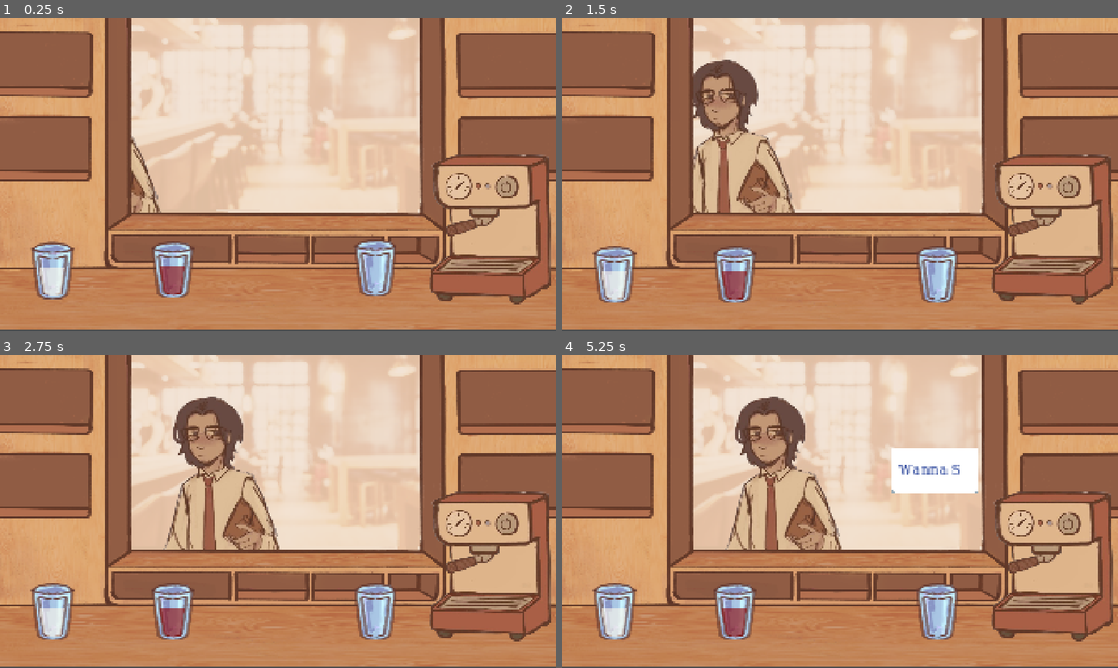
Above: before the commit, frames 1-4 (two rows, left to right).
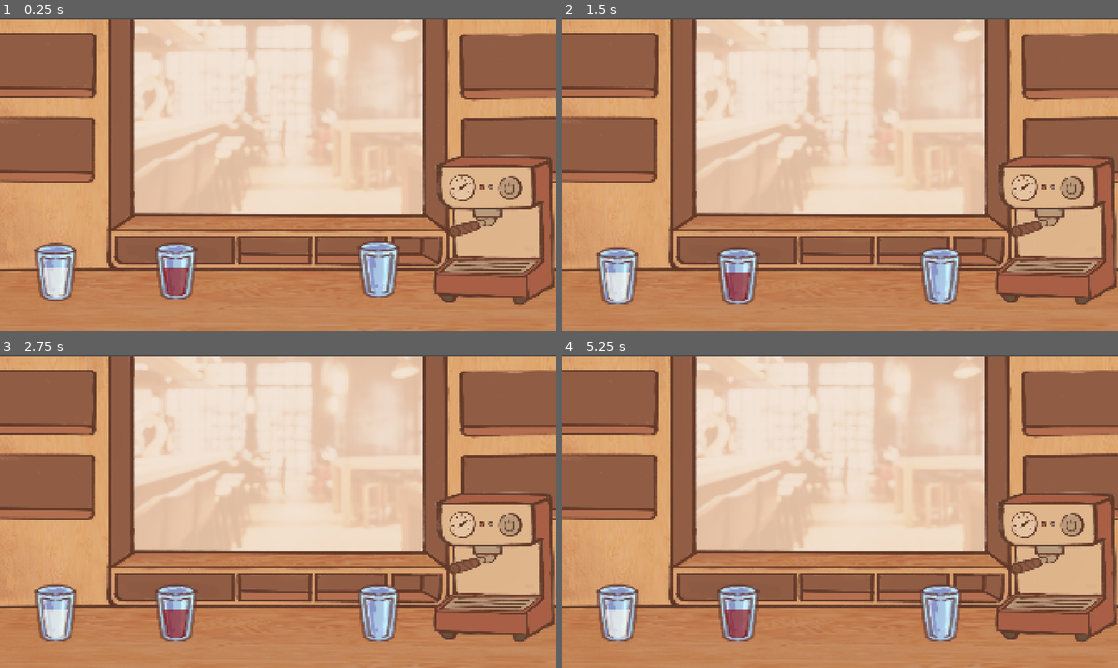
Above: after the commit, the same moments.

Repository: sanicatthedisco/brewing
Game: Godot game, scene res://main.tscn
Two runs of this game, one before a commit and one after it. Both use one fixed random seed, a clock stepped at 60 frames per second and the inputs below.
Inputs (mouse positions are in pixels of both pictures, inside the frame that each line leads up to):
- Up to frame 1 (0.25 s): no input
- Up to frame 2 (1.5 s): drag from (1045, 187) to (617, 230) at 0.52 s; drag from (728, 190) to (617, 230) at 1.27 s
- Up to frame 3 (2.75 s): move the mouse to (333, 442) at 2.02 s; hold Space (advance_dialog) from 2.03 s (still down); click (333, 442) at 2.17 s
- Up to frame 4 (5.25 s): release Space (advance_dialog) at 2.75 s; tap Enter at 2.75, 4.25 s; drag from (812, 574) to (612, 611) at 2.77 s; tap Space (advance_dialog) at 3.5, 5 s; move the mouse to (1006, 558) at 3.52 s; hold Space (advance_dialog) 3.53-4.25 s; click (1006, 558) at 3.67 s; drag from (673, 464) to (612, 589) at 4.27 s; move the mouse to (867, 511) at 5.02 s; hold Space (advance_dialog) from 5.03 s (still down); click (867, 511) at 5.17 s

The runs differ from the first frame. In frame 1, 17% of the frame differs, in the area x 0-100%, y 0-100%; in frame 2, 21%; in frame 3, 21%; in frame 4, 24%.

Commit message:
Pouring fixes

Diff:
--- a/Objects/Bowl/Bowl.tscn
+++ /dev/null
@@ -1,40 +0,0 @@
-[gd_scene format=3 uid="uid://dq3jj7k2u8cau"]
-
-[ext_resource type="Script" uid="uid://cbrkwf0jeevgm" path="res://Objects/Bowl/bowl.gd" id="1_lji8a"]
-[ext_resource type="Texture2D" uid="uid://4dli64g70jyu" path="res://Assets/Sprites/bowl_interior.png" id="2_a75se"]
-[ext_resource type="Texture2D" uid="uid://5ogxecds3hft" path="res://Assets/Sprites/bowl.png" id="3_a75se"]
-
-[sub_resource type="RectangleShape2D" id="RectangleShape2D_ueyfw"]
-size = Vector2(226, 436)
-
-[sub_resource type="RectangleShape2D" id="RectangleShape2D_54r1u"]
-size = Vector2(392, 276)
-
-[node name="Bowl" type="StaticBody2D" unique_id=1594397132]
-scale = Vector2(0.5, 0.5)
-script = ExtResource("1_lji8a")
-
-[node name="Mask" type="Sprite2D" parent="." unique_id=1629931394]
-clip_children = 1
-texture = ExtResource("2_a75se")
-
-[node name="Liquid" type="ColorRect" parent="Mask" unique_id=1851660892]
-offset_left = -190.0
-offset_top = 128.0
-offset_right = 194.0
-offset_bottom = 390.0
-mouse_filter = 2
-color = Color(0.18431373, 1, 1, 1)
-
-[node name="Exterior" type="Sprite2D" parent="." unique_id=1980966930]
-texture = ExtResource("3_a75se")
-
-[node name="PourZone" type="Area2D" parent="." unique_id=65261691]
-
-[node name="CollisionShape2D" type="CollisionShape2D" parent="PourZone" unique_id=210727465]
-position = Vector2(1, -248)
-shape = SubResource("RectangleShape2D_ueyfw")
-
-[node name="PhysicsCollider" type="CollisionShape2D" parent="." unique_id=1929476826]
-position = Vector2(2, 6)
-shape = SubResource("RectangleShape2D_54r1u")
--- a/Objects/Bowl/bowl.gd
+++ /dev/null
@@ -1,51 +0,0 @@
-class_name Bowl
-extends StaticBody2D
-
-@export var capacity := 100.0
-@export var fill := 0.0
-
-@onready var mask: Sprite2D = $Mask
-@onready var liquid: ColorRect = $Mask/Liquid
-@onready var full_y := liquid.position.y
-
-var floor_rows = PackedInt32Array()
-
-func _ready():
-	_build_floor_map()
-
-func _update_liquid():
-	if not is_node_ready():
-		return
-	liquid.position.y = full_y - liquid.size.y * (fill / capacity)
-
-func add_liquid(amount):
-	fill += amount
-	fill = clamp(fill, 0, capacity)
-	_update_liquid()
-
-# Deal with pouring animation
-func _build_floor_map():
-	var img := mask.texture.get_image()
-	floor_rows.resize(img.get_width())
-	for x in img.get_width():
-		floor_rows[x] = -1                       # -1 means "no interior in this column"
-		for y in range(img.get_height() - 1, -1, -1):   # scan bottom to top
-			if img.get_pixel(x, y).a > 0.5:
-				floor_rows[x] = y
-				break
-
-func get_liquid_surface_y():
-	return liquid.global_position.y
-
-func get_landing_y(world_x: float) -> float:
-	# world x -> pixel column in the texture
-	var local_x := mask.to_local(Vector2(world_x, 0.0)).x
-	var col := int(local_x + mask.texture.get_width() * 0.5)
-	if col < 0 or col >= floor_rows.size() or floor_rows[col] < 0:
-		return get_liquid_surface_y()
-
-	# pixel row -> world y
-	var floor_local_y = floor_rows[col] - mask.texture.get_height() * 0.5
-	var floor_world_y := mask.to_global(Vector2(0.0, floor_local_y)).y
-
-	return minf(get_liquid_surface_y(), floor_world_y)
--- a/Objects/Containers/IngredientContainer.tscn
+++ b/Objects/Containers/IngredientContainer.tscn
@@ -53,8 +53,14 @@
 [node name="Stream" type="Line2D" parent="." unique_id=1849741083]
 top_level = true
 
-[node name="Spout" type="Area2D" parent="." unique_id=751968024]
+[node name="SpoutStuff" type="Node2D" parent="." unique_id=1172241664]
+
+[node name="Spout" type="Area2D" parent="SpoutStuff" unique_id=751968024]
 position = Vector2(-4, -45)
 
-[node name="CollisionShape2D" type="CollisionShape2D" parent="Spout" unique_id=1708787041]
+[node name="SpoutCollider" type="CollisionShape2D" parent="SpoutStuff/Spout" unique_id=1708787041]
 shape = SubResource("CircleShape2D_jmhsy")
+
+[node name="SpoutPosLeft" type="Marker2D" parent="SpoutStuff" unique_id=861350612]
+
+[node name="SpoutPosRight" type="Marker2D" parent="SpoutStuff" unique_id=753664723]
--- a/Objects/Containers/Mug/Mug.tscn
+++ b/Objects/Containers/Mug/Mug.tscn
@@ -1,12 +1,12 @@
 [gd_scene format=3 uid="uid://bygno35u5nyh5"]
 
 [ext_resource type="PackedScene" uid="uid://bja0ul5y8rw5k" path="res://Objects/Containers/IngredientContainer.tscn" id="1_8lafr"]
-[ext_resource type="Script" uid="uid://dw5sik16gkox5" path="res://Objects/Containers/Mug/mug.gd" id="2_1bp4k"]
+[ext_resource type="Script" uid="uid://cpkrdvcdriwvd" path="res://Objects/Containers/Mug/mug.gd" id="2_1bp4k"]
 [ext_resource type="Texture2D" uid="uid://bvktbpv4fxnok" path="res://Assets/Sprites/glass_mask.png" id="3_5y0h7"]
 [ext_resource type="Texture2D" uid="uid://0ap7sq4kyo1g" path="res://Assets/Sprites/glass.png" id="4_1bp4k"]
 
 [sub_resource type="RectangleShape2D" id="RectangleShape2D_8lafr"]
-size = Vector2(73, 163)
+size = Vector2(47, 174)
 
 [sub_resource type="RectangleShape2D" id="RectangleShape2D_jmhsy"]
 size = Vector2(147, 200)
@@ -36,7 +36,7 @@
 texture = ExtResource("4_1bp4k")
 
 [node name="CollisionShape2D" parent="PourZone" parent_id_path=PackedInt32Array(806354122) index="0" unique_id=186712206]
-position = Vector2(2.5, -153.5)
+position = Vector2(0.5, -159)
 shape = SubResource("RectangleShape2D_8lafr")
 
 [node name="CollisionShape2D" parent="." index="3" unique_id=1592872759]
@@ -46,5 +46,15 @@
 position = Vector2(0.5, 1.5)
 shape = SubResource("RectangleShape2D_hieh1")
 
-[node name="Spout" parent="." index="6" unique_id=751968024]
+[node name="Spout" parent="SpoutStuff" parent_id_path=PackedInt32Array(1172241664) index="0" unique_id=751968024]
 position = Vector2(0, -75)
+
+[node name="SpoutCollider" parent="SpoutStuff/Spout" index="0" unique_id=1708787041]
+position = Vector2(1, -37)
+debug_color = Color(0.9607843, 0, 0.5176471, 0.827451)
+
+[node name="SpoutPosLeft" parent="SpoutStuff" parent_id_path=PackedInt32Array(1172241664) index="1" unique_id=861350612]
+position = Vector2(-46, -74)
+
+[node name="SpoutPosRight" parent="SpoutStuff" parent_id_path=PackedInt32Array(1172241664) index="2" unique_id=753664723]
+position = Vector2(47, -74)
--- a/Objects/Containers/ingredient_container.gd
+++ b/Objects/Containers/ingredient_container.gd
@@ -52,8 +52,9 @@
 func _fill_target(target: IngredientContainer, delta: float):
 	for ing in contents:
 		var weighted_amount := fill_rate * delta * contents[ing] / fill
-		remove_ingredient(ing, weighted_amount)
-		target.add_ingredient(ing, weighted_amount)
+		if contents[ing] > fill_rate * delta:
+			remove_ingredient(ing, weighted_amount)
+			target.add_ingredient(ing, weighted_amount)
 
 func _update_fill() -> void:
 	fill = 0
@@ -69,19 +70,22 @@
 
 	liquid.color = content_color
 	stream.default_color = content_color
-	internal_stream.default_color = content_color
 	_update_liquid()
+
+	if fill < 0.1 and pouring:
+		_end_pouring()
 
 #region Liquid rendering
 func get_liquid_surface_y():
 	return liquid.global_position.y
 
-func update_stream(spout_pos: Vector2):
+func update_stream(spout_pos: Vector2, color: Color):
 	var local_pos = internal_stream.to_local(spout_pos)
+	internal_stream.default_color = color
 	internal_stream.visible = true
 	internal_stream.clear_points()
-	internal_stream.add_point(Vector2(local_pos.x, get_liquid_surface_y()))
-	internal_stream.add_point(local_pos)
+	internal_stream.add_point(internal_stream.to_local(Vector2(spout_pos.x, get_liquid_surface_y())))
+	internal_stream.add_point(internal_stream.to_local(Vector2(spout_pos.x, get_global_mask_top_y())))
 
 func _update_liquid():
 	if not is_node_ready():
@@ -91,6 +95,13 @@
 func get_global_mask_top_y():
 	return mask.to_global(mask.get_rect().position).y + 20
 #endregion
+
+# ingredient_container.gd
+func get_global_x_range() -> Vector2:
+	var r := mask.get_rect()                       # local, already accounts for centering
+	var left := mask.to_global(r.position).x
+	var right := mask.to_global(r.end).x
+	return Vector2(minf(left, right), maxf(left, right))   # x = left, y = right
 
 static func ryb_to_rgb(ryb: Vector3) -> Color:
 	var r := ryb.x
--- a/Objects/Draggable/Draggable.tscn
+++ b/Objects/Draggable/Draggable.tscn
@@ -9,7 +9,6 @@
 [node name="Draggable" type="RigidBody2D" unique_id=804989589]
 input_pickable = true
 lock_rotation = true
-freeze_mode = 1
 script = ExtResource("1_yfv1d")
 
 [node name="Sprite2D" type="Sprite2D" parent="." unique_id=1537178962]
--- a/Objects/Ingredients/Pourable/Pourable.tscn
+++ b/Objects/Ingredients/Pourable/Pourable.tscn
@@ -14,8 +14,15 @@
 [node name="Stream" type="Line2D" parent="." index="3" unique_id=433070587]
 top_level = true
 
-[node name="Spout" type="Area2D" parent="." index="4" unique_id=340729584]
+[node name="SpoutStuff" type="Node2D" parent="." index="4" unique_id=2031829733]
+
+[node name="Spout" type="Area2D" parent="SpoutStuff" index="0" unique_id=340729584]
 position = Vector2(-4, -45)
 
-[node name="CollisionShape2D" type="CollisionShape2D" parent="Spout" index="0" unique_id=1239951923]
+[node name="CollisionShape2D" type="CollisionShape2D" parent="SpoutStuff/Spout" index="0" unique_id=1239951923]
 shape = SubResource("CircleShape2D_ueyfw")
+debug_color = Color(0.96862745, 0, 0.48235294, 0.8117647)
+
+[node name="SpoutPosLeft" type="Marker2D" parent="SpoutStuff" index="1" unique_id=1782273416]
+
+[node name="SpoutPosRight" type="Marker2D" parent="SpoutStuff" index="2" unique_id=778325170]
--- a/Objects/Ingredients/Pourable/pourable.gd
+++ b/Objects/Ingredients/Pourable/pourable.gd
@@ -12,30 +12,38 @@
 var stream_fall_speed := 500.0
 
 var pour_target: IngredientContainer = null
+var pour_zone: Area2D = null
 
 @onready var stream: Line2D = $Stream
-@onready var spout: Area2D = $Spout
+@onready var spout: Area2D = $SpoutStuff/Spout
 
 func _ready():
 	super()
 	detector.area_entered.connect(_on_area_entered)
 	spout.area_exited.connect(_on_area_exited)
 
-
 func _process(delta):
 	if dragging:
 		if pouring:
 			rotation = lerp_angle(rotation, pour_angle * pour_dir, 0.1)
-			if abs(rotation_degrees) > abs(pour_angle) * 0.8:
+			if abs(rotation_degrees) > abs(pour_angle) * 0.8 and pour_target:
+				var range := pour_target.get_global_x_range()
+				var x := spout.global_position.x
+				if x < range.x or x > range.y:
+					_end_pouring()
+					return
 				if _pour_out_contents(fill_rate * delta):
-					pour_target.update_stream(spout.global_position)
+					pour_target.update_stream(spout.global_position, stream.default_color)
 					_fill_target(pour_target, delta)
 					_update_stream()
 
 		else:
 			rotation = lerp_angle(rotation, upright_angle, 0.1)
 
+
 func _update_stream():
+	if pour_target == null:
+		return
 	stream.visible = true
 	stream.clear_points()
 	stream.add_point(stream.to_local(spout.global_position))
@@ -55,8 +63,10 @@
 	# Change pouring direction based on entered side
 	if global_position.x < pour_target.global_position.x:
 		pour_dir = -1
+		spout.global_position = $SpoutStuff/SpoutPosRight.global_position
 	else:
 		pour_dir = 1
+		spout.global_position = $SpoutStuff/SpoutPosLeft.global_position
 
 func _end_pouring():
 	if (pour_target != null):
@@ -65,14 +75,16 @@
 	pour_target = null
 	stream.clear_points()
 	stream.visible = false
+	pour_zone = null
 
 func _on_area_entered(area: Area2D):
 	if area.name == "PourZone" and not is_ancestor_of(area) and dragging:
 		_begin_pouring(area.get_parent())
 
 func _on_area_exited(area):
-	if area.name == "PourZone" and dragging:
-		_end_pouring()
+	if area.name == "PourZone" and not is_ancestor_of(area) and dragging:
+		#_end_pouring()
+		pass
 
 func _end_dragging():
 	rotation = upright_angle
--- a/Objects/Machines/espresso_machine.gd
+++ b/Objects/Machines/espresso_machine.gd
@@ -18,7 +18,7 @@
 	if active and dispense_target != null:
 		(dispense_target as IngredientContainer).add_ingredient(Ingredients.ESPRESSO, fill_rate * delta)
 		_update_stream()
-		(dispense_target as IngredientContainer).update_stream(spout.global_position)
+		(dispense_target as IngredientContainer).update_stream(spout.global_position, Ingredients.ESPRESSO.color)
 
 func _input_event(viewport, event, shape_idx):
 	if _cursor_over_draggable():
--- a/main.tscn
+++ b/main.tscn
@@ -2,17 +2,11 @@
 
 [ext_resource type="PackedScene" uid="uid://chxk2ct451rqe" path="res://Objects/Table.tscn" id="1_0xm2m"]
 [ext_resource type="PackedScene" uid="uid://bqepkful3ipox" path="res://Objects/Machines/EspressoMachine.tscn" id="1_7mycd"]
-[ext_resource type="PackedScene" uid="uid://f6q3hscdopp7" path="res://testing/test_character.tscn" id="1_272bh"]
 [ext_resource type="PackedScene" uid="uid://bygno35u5nyh5" path="res://Objects/Containers/Mug/Mug.tscn" id="4_1bvp3"]
 [ext_resource type="Texture2D" uid="uid://dfq1i8k4reyxm" path="res://Assets/Sprites/workspace_background.png" id="5_7mycd"]
 [ext_resource type="Texture2D" uid="uid://cei8e0m5y0gmn" path="res://Assets/Sprites/cafe_backdrop.png" id="6_272bh"]
 
 [node name="Main" type="Node2D" unique_id=1694163084]
-
-[node name="CharacterBody2D" parent="." unique_id=1050556539 instance=ExtResource("1_272bh")]
-z_index = -4
-position = Vector2(-61, 29)
-collision_layer = 2
 
 [node name="Mug3" parent="." unique_id=1266183240 instance=ExtResource("4_1bvp3")]
 position = Vector2(192, 846)
Not shown, removed: Objects/Bowl/bowl.gd.uid
Not shown, changed: Objects/Containers/Mug/mug.gd.uid
